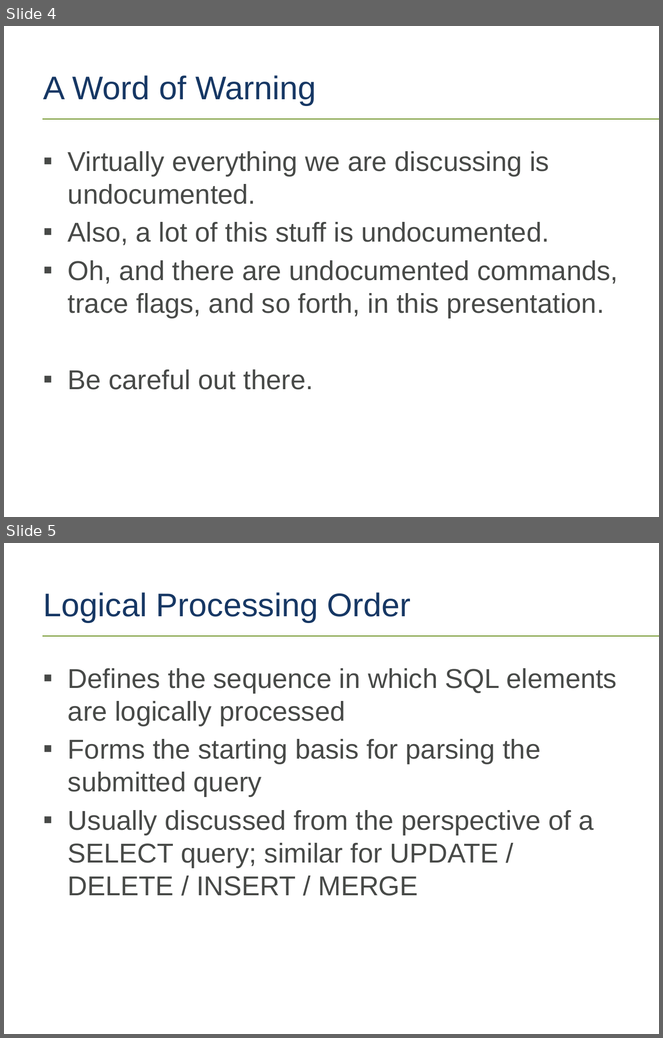
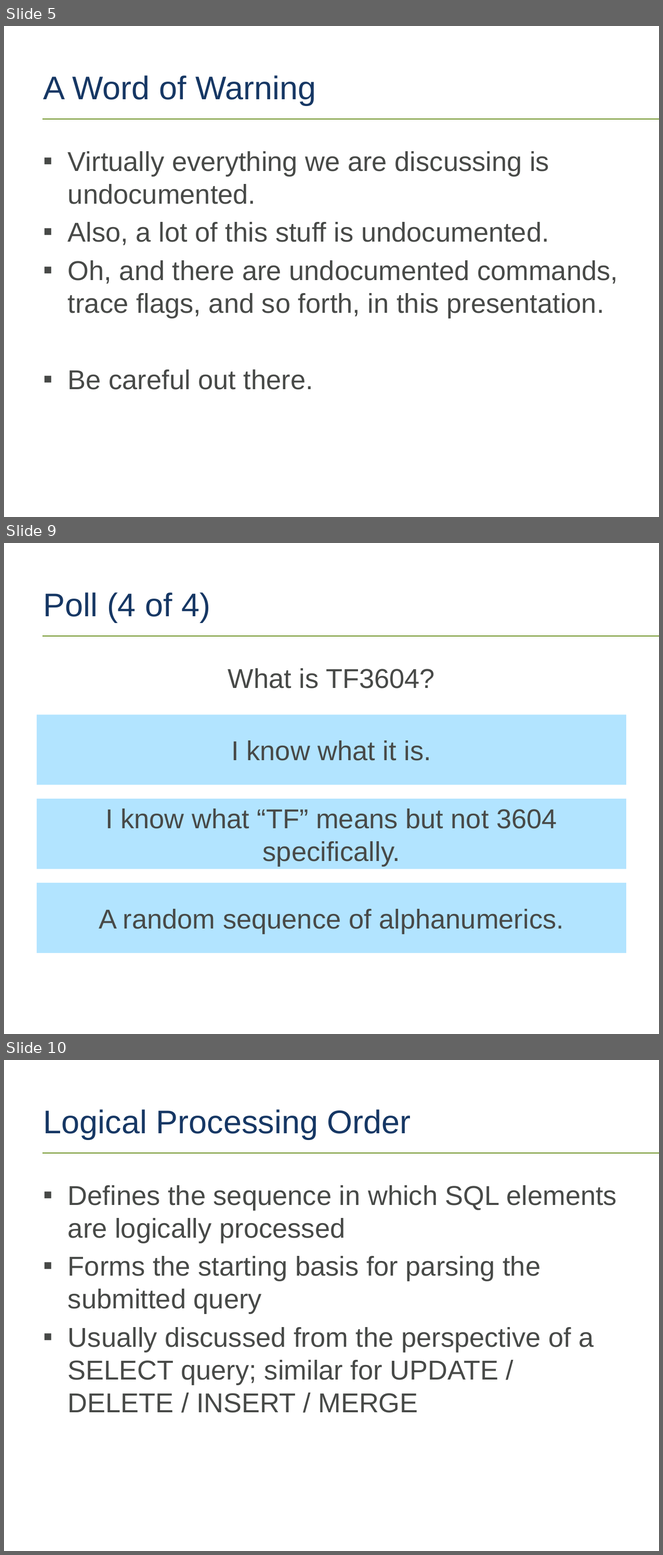
Before and after one commit to tf3604/OptimizerPresentation, a slide deck: Optimizer.pptx. Shown one above the other, each under a label of ours: slides 4 and 5 before the commit, slides 5, 9 and 10 after it; the slides between them are not shown. The pictures are 663x1038 and 663x1555 pixels, drawn with LibreOffice and Linux fonts; fonts in the diff are those of the drawing; background and template pictures are left out. Boxes give left, top, right and bottom in pixels: in the first picture for what was removed or moved away, otherwise in the second. Text is boxed around its words. In the diff, an @@ line names an element or a change of style, - is before the commit and + after.

```diff
--- a/Optimizer.pptx
+++ b/Optimizer.pptx
@@ slide 9 added at (4,543,659,1034), background #FFFFFF; not listed: 1 template element that a slide beside it also shows @@
@@ title added at (44,592,210,623), 36 pt, text #163764 @@
+Poll (4 of 4)
@@ text added at (228,668,435,689), 30 pt, text #474947 @@
+What is TF3604?
@@ rectangle added at (37,715,626,785), fill #B2E4FF, 30 pt, text #474947 @@
+I know what it is.
@@ rectangle added at (37,799,626,869), fill #B2E4FF, 30 pt, text #474947 @@
+I know what “TF” means but not 3604 specifically.
@@ rectangle added at (37,883,626,953), fill #B2E4FF, 30 pt, text #474947 @@
+A random sequence of alphanumerics.
@@ what was slide 4 is now slide 5 @@
@@ what was slide 5 is now slide 10 @@
```
Also in this commit, not shown: 12 slides changed, 4 other slides added.
